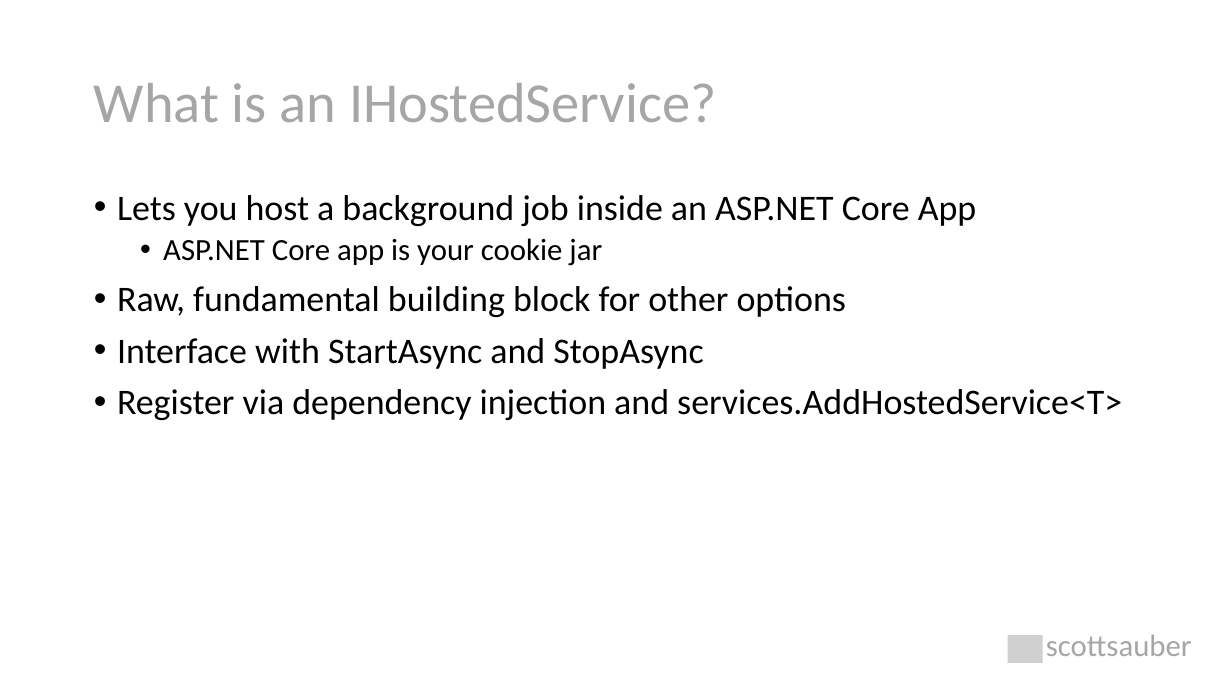
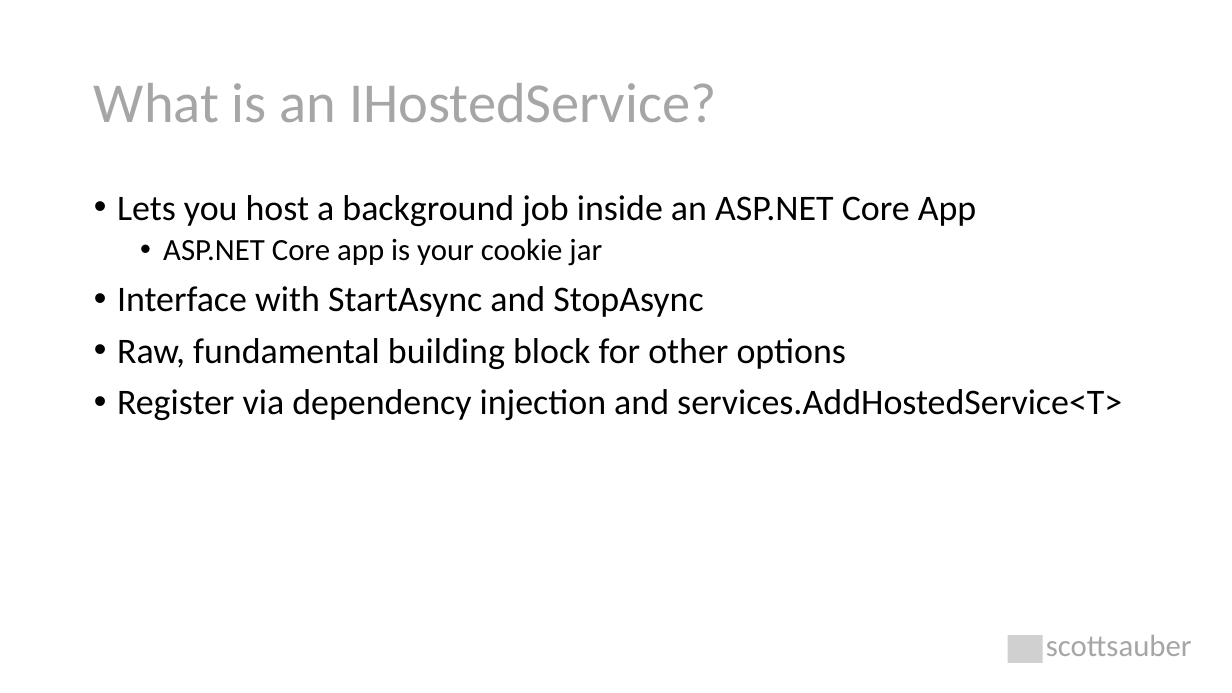
Before and after one commit to nirzaf/DotNetWorkShopTalk, a slide deck: slide 10 of 2020-10-16 - NDC Sydney - The Background on Background Tasks in .NET Core/The Background on Background Tasks.pptx. Drawn at 1232x693 pixels with LibreOffice and Linux fonts; fonts in the diff are those of the drawing; grey boxes stand for pictures. Boxes give left, top, right and bottom in pixels: in the first picture for what was removed or moved away, otherwise in the second. Text is boxed around its words. In the diff, an @@ line names an element or a change of style, - is before the commit and + after.

```diff
--- a/2020-10-16 - NDC Sydney - The Background on Background Tasks in .NET Core/The Background on Background Tasks.pptx
+++ b/2020-10-16 - NDC Sydney - The Background on Background Tasks in .NET Core/The Background on Background Tasks.pptx
@@ text at (117,286,703,317): paragraph added @@
+• Interface with StartAsync and StopAsync
@@ text at (117,338,703,369): paragraph removed @@
-• Interface with StartAsync and StopAsync
```
Also in this commit, not shown: 4 other slides changed, 16 other files.
